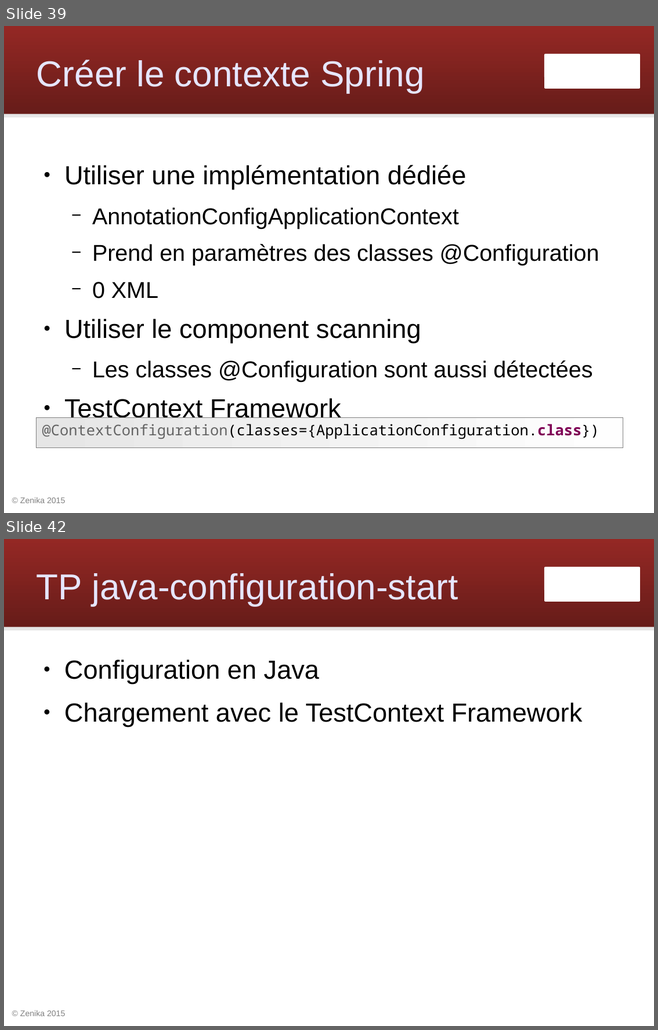
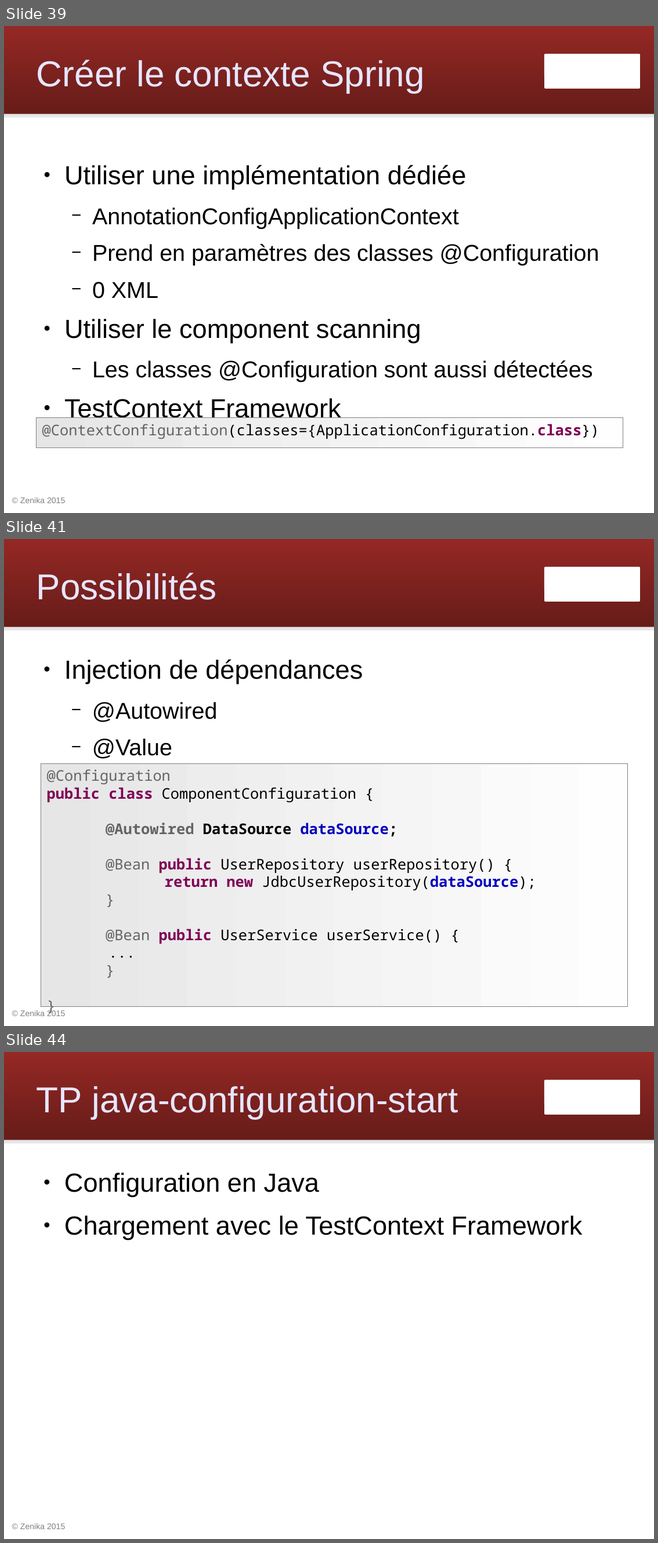
Before and after one commit to Zenika/workshop-spring-core, a slide deck: spring-workshop.odp. Shown one above the other, each under a label of ours: slides 39 and 42 before the commit, slides 39, 41 and 44 after it; the slides between them are not shown. The pictures are 658x1030 and 658x1543 pixels, drawn with LibreOffice and Linux fonts; fonts in the diff are those of the drawing; background and template pictures are left out. Boxes give left, top, right and bottom in pixels: in the first picture for what was removed or moved away, otherwise in the second. Text is boxed around its words. In the diff, an @@ line names an element or a change of style, - is before the commit and + after.

```diff
--- a/spring-workshop.odp
+++ b/spring-workshop.odp
@@ slide 41 added at <box>4,539,654,1026</box>, background #FFFFFF; not listed: 4 template elements that a slide beside it also shows @@
@@ title added at <box>36,573,216,600</box>, 44 pt, text #E6E6FF @@
+Possibilités
@@ text added at <box>64,659,362,759</box>, 32 pt, text #000000 @@
+● Injection de dépendances
+  − @Autowired
+  − @Value
@@ rectangle added at <box>41,763,628,1006</box>, fill gradient #E6E6E6 to #FEFEFE, outline #808080 0 pt, 18 pt, text #000000 @@
+@Configuration
+public class ComponentConfiguration {
+@Autowired DataSource dataSource;
+@Bean public UserRepository userRepository() {
+return new JdbcUserRepository(dataSource);
+}
+@Bean public UserService userService() {
+...
+}
+}
@@ what was slide 42 is now slide 44 @@
```
Also in this commit, not shown: 3 slides changed, 3 other slides added, 1 slide removed.
